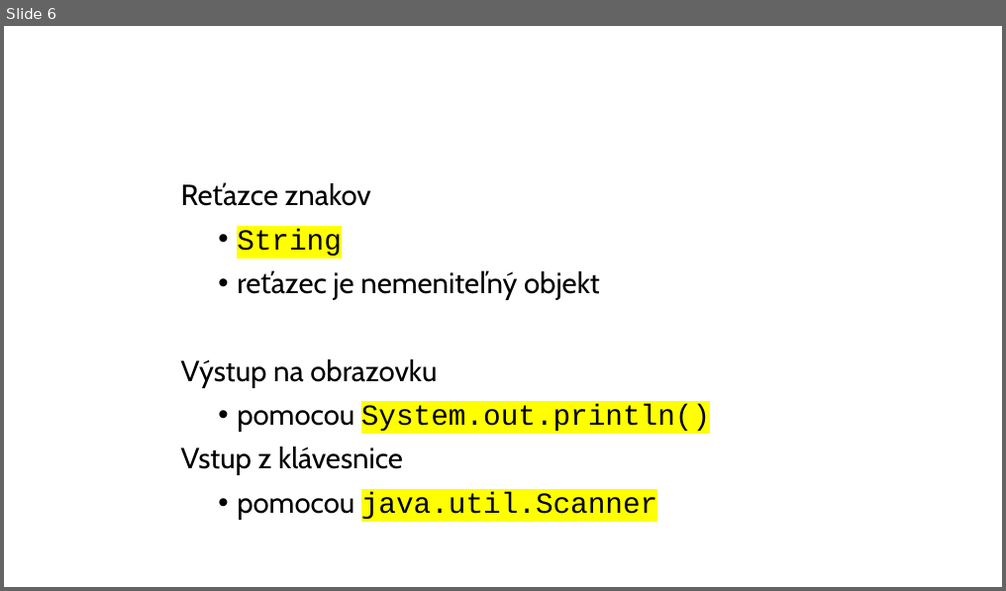
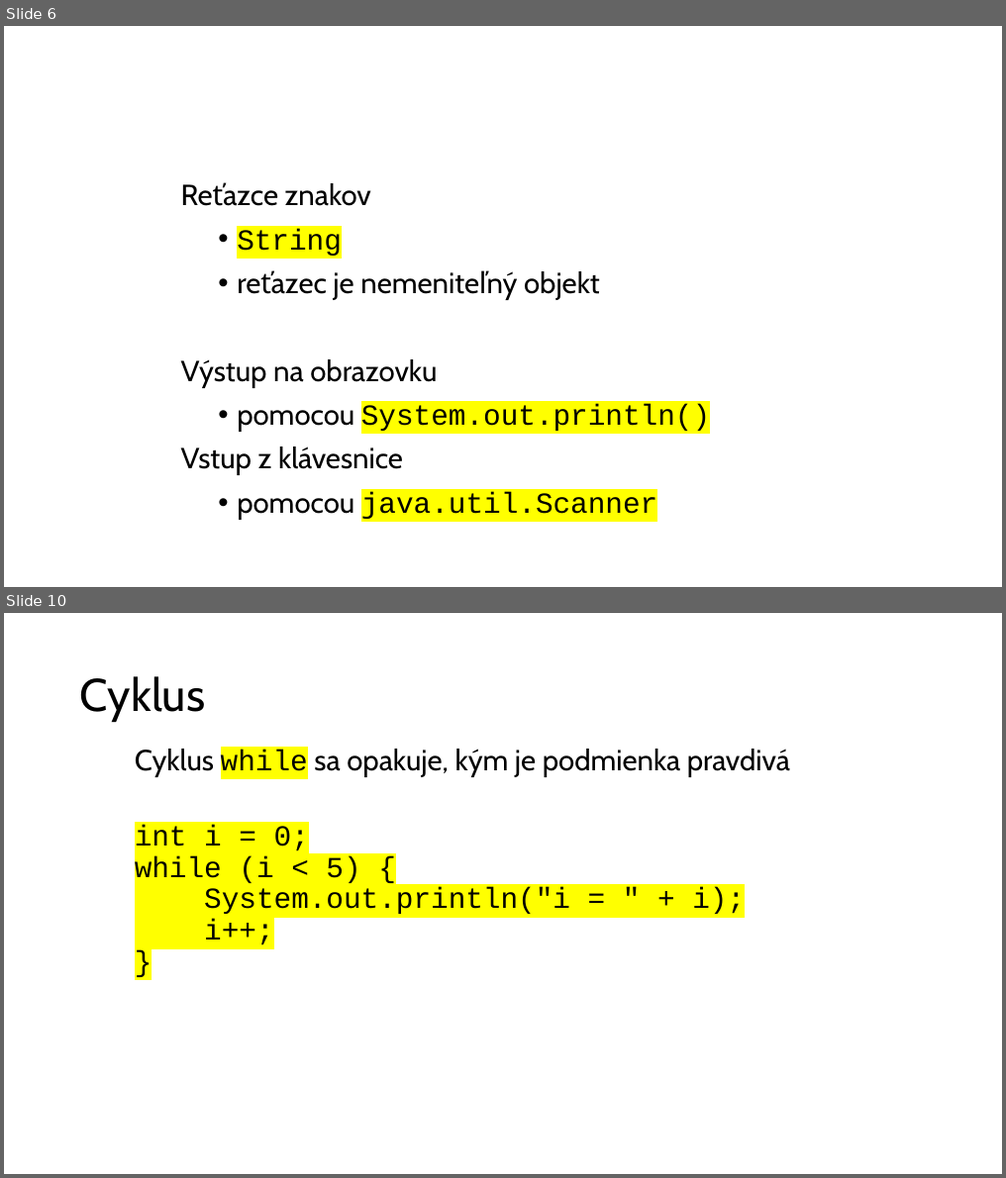
Before and after one commit to wagjo/oop, a slide deck: prezentacie/c02w.pptx. Shown one above the other, each under a label of ours: slide 6 before the commit, slides 6 and 10 after it; the slides between them are not shown. The pictures are 1006x591 and 1006x1178 pixels, drawn with LibreOffice and Linux fonts; fonts in the diff are those of the drawing. Boxes give left, top, right and bottom in pixels: in the first picture for what was removed or moved away, otherwise in the second. Text is boxed around its words. In the diff, an @@ line names an element or a change of style, - is before the commit and + after.

```diff
--- a/prezentacie/c02w.pptx
+++ b/prezentacie/c02w.pptx
@@ slide 10 added at [4,613,1002,1174], background #FFFFFF @@
@@ title added at [80,676,205,722], 44 pt, text #000000 @@
+Cyklus
@@ text added at [135,749,790,946], 28 pt, text #000000 @@
+Cyklus while sa opakuje, kým je podmienka pravdivá
+int i = 0;
+while (i < 5) {
+System.out.println("i = " + i);
+i++;
+}
```
Also in this commit, not shown: 3 other slides added, 3 other files.
